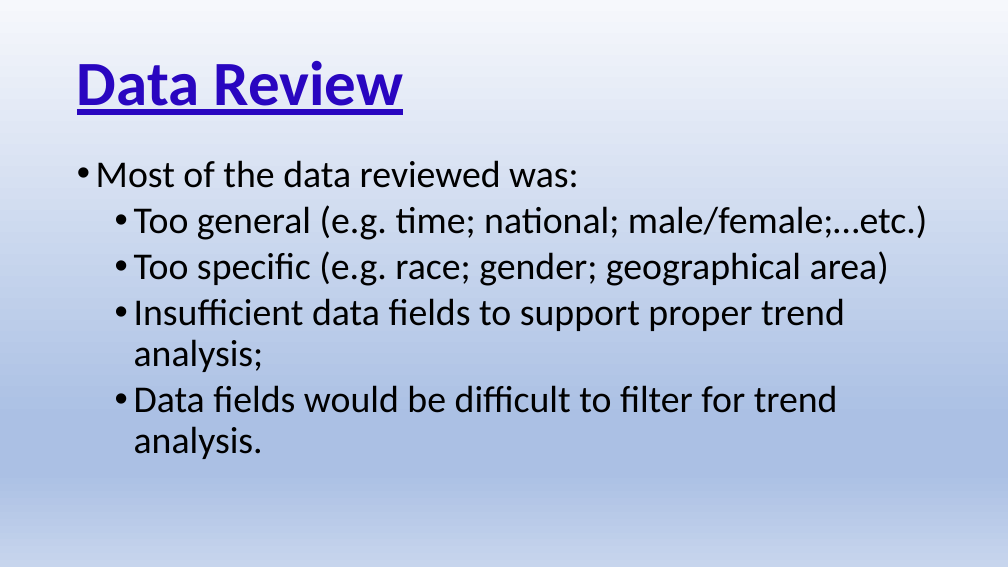
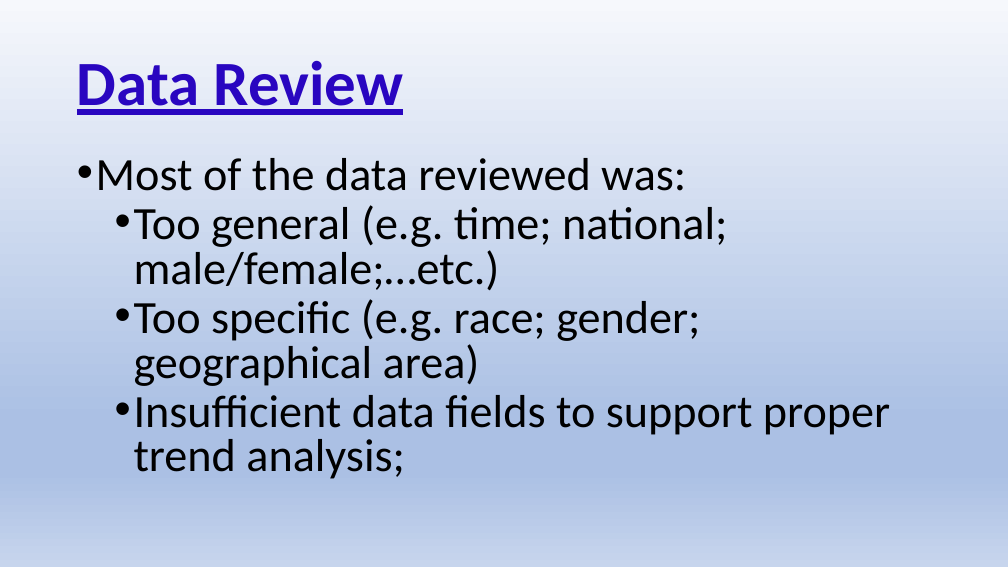
Before and after one commit to danjamthelamb/Suicide_Data_Project, a slide deck: slide 9 of Wed_Slides_Suicide.pptx (slide 8 before the commit). Drawn at 1008x567 pixels with LibreOffice and Linux fonts; fonts in the diff are those of the drawing. Boxes give left, top, right and bottom in pixels: in the first picture for what was removed or moved away, otherwise in the second. Text is boxed around its words. In the diff, an @@ line names an element or a change of style, - is before the commit and + after.

```diff
--- a/Wed_Slides_Suicide.pptx
+++ b/Wed_Slides_Suicide.pptx
@@ text "Most of the data reviewed ..." at (x1=96, y1=158, x2=890, y2=479): size 36 to 44 pt; line spacing 0.9 to 0.8 @@
@@ text at (x1=134, y1=385, x2=838, y2=459): paragraph removed @@
-  • Data fields would be difficult to filter for trend analysis.
```
Also in this commit, not shown: 3 other slides changed, 3 slides added.
